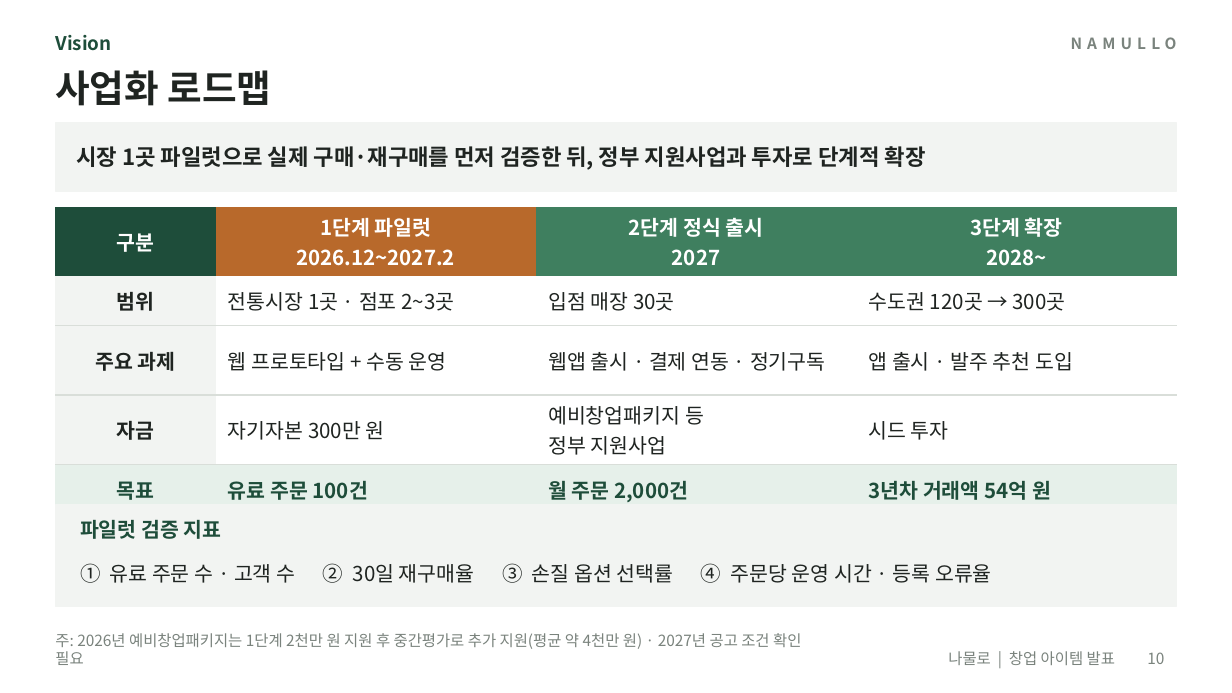
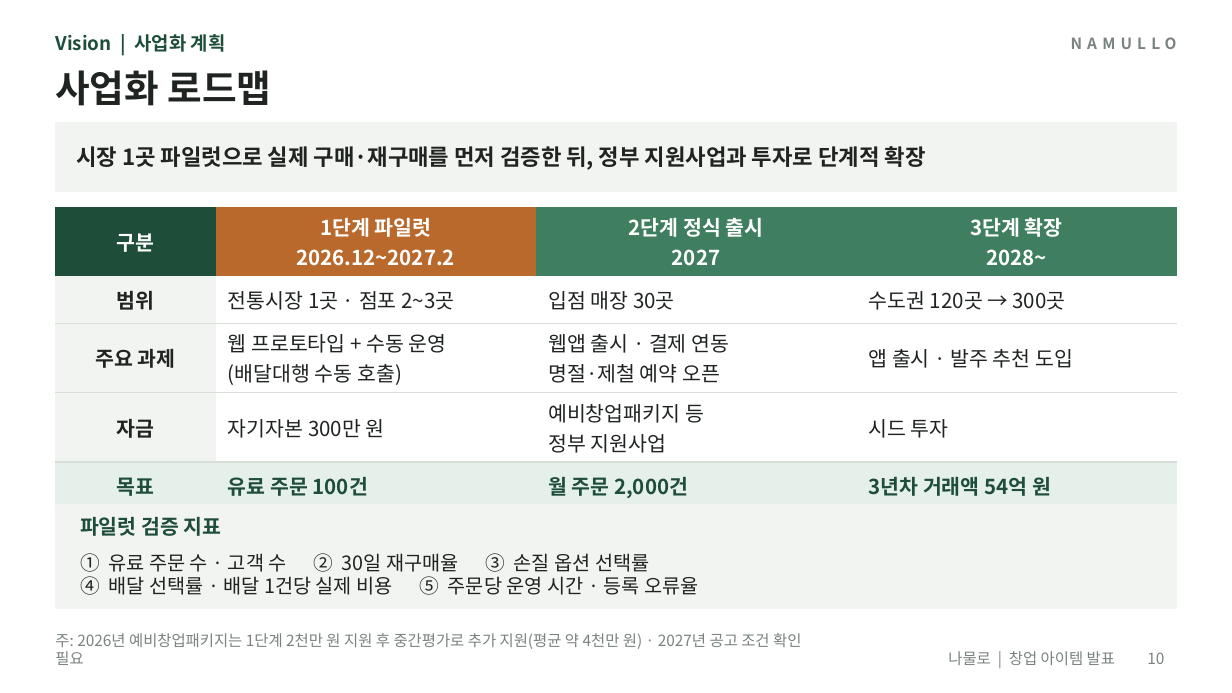
Before and after one commit to yonghoon7153-source/Yonghoon-DEM-DFT, a slide deck: slide 10 of namul-platform/02_발표자료_나물로.pptx. Drawn at 1232x693 pixels with LibreOffice and Linux fonts; fonts in the diff are those of the drawing. Boxes give left, top, right and bottom in pixels: in the first picture for what was removed or moved away, otherwise in the second. Text is boxed around its words. In the diff, an @@ line names an element or a change of style, - is before the commit and + after.

```diff
--- a/namul-platform/02_발표자료_나물로.pptx
+++ b/namul-platform/02_발표자료_나물로.pptx
@@ text at [55, 34, 226, 52]: text changed @@
-Vision
+Vision | 사업화 계획
@@ table at [55, 207, 1177, 502] @@
-row 3, column 2: 웹 프로토타입 + 수동 운영
+row 3, column 2: 웹 프로토타입 + 수동 운영 / (배달대행 수동 호출)
-row 3, column 3: 웹앱 출시 · 결제 연동 · 정기구독
+row 3, column 3: 웹앱 출시 · 결제 연동 / 명절·제철 예약 오픈
@@ text at [80, 553, 698, 595]: text changed; size 12 to 11.5 pt @@
-① 유료 주문 수 · 고객 수 ② 30일 재구매율 ③ 손질 옵션 선택률 ④ 주문당 운영 시간 · 등록 오류율
+① 유료 주문 수 · 고객 수 ② 30일 재구매율 ③ 손질 옵션 선택률
+④ 배달 선택률 · 배달 1건당 실제 비용 ⑤ 주문당 운영 시간 · 등록 오류율
```
Also in this commit, not shown: 13 other slides changed, 24 other files.
